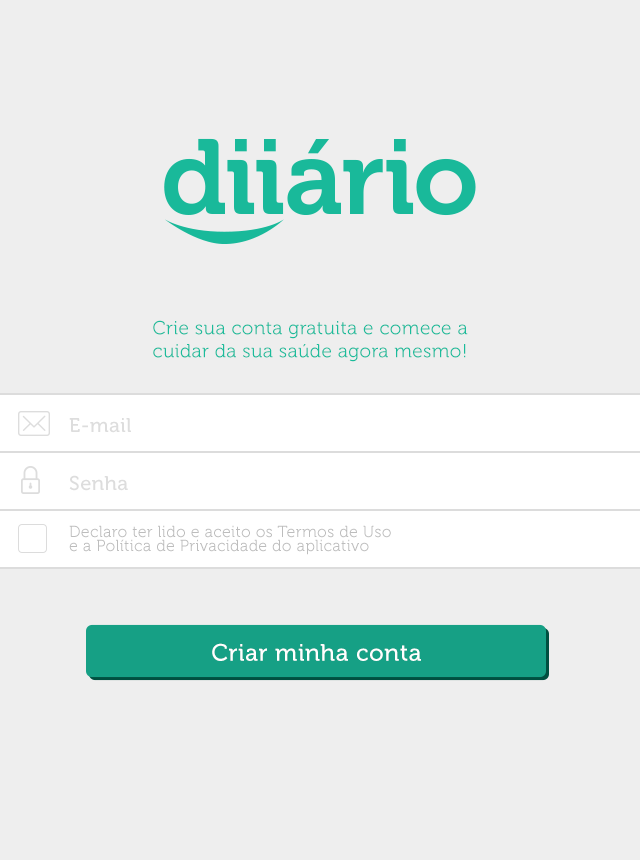
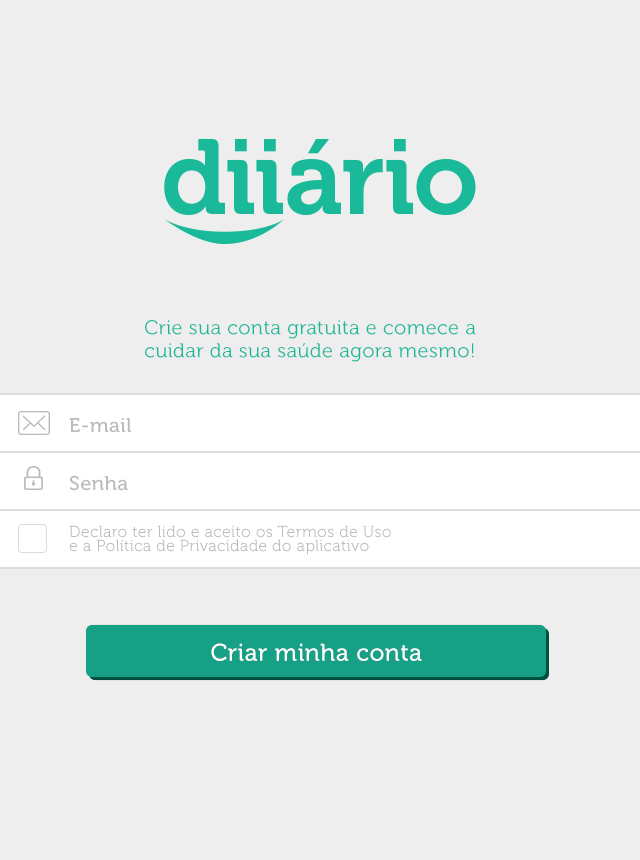
Two versions of the same layered image (640x860). Layer-by-layer changes:
painted on "Crie sua conta gratuita e comece a cuidar da sua saúde agora me" over bbox(145, 320, 476, 362)
painted on "Vector Smart Object" (1st of 3, in "form" › "field2") over bbox(21, 466, 43, 494)
painted on "Senha" over bbox(69, 475, 128, 491)
painted on "Vector Smart Object" (2nd of 3, in "form" › "field") over bbox(18, 411, 50, 436)
painted on "E-mail" over bbox(69, 418, 131, 433)
painted on "Criar minha conta" over bbox(211, 643, 422, 661)
showed "Background" over bbox(18, 320, 476, 661)
